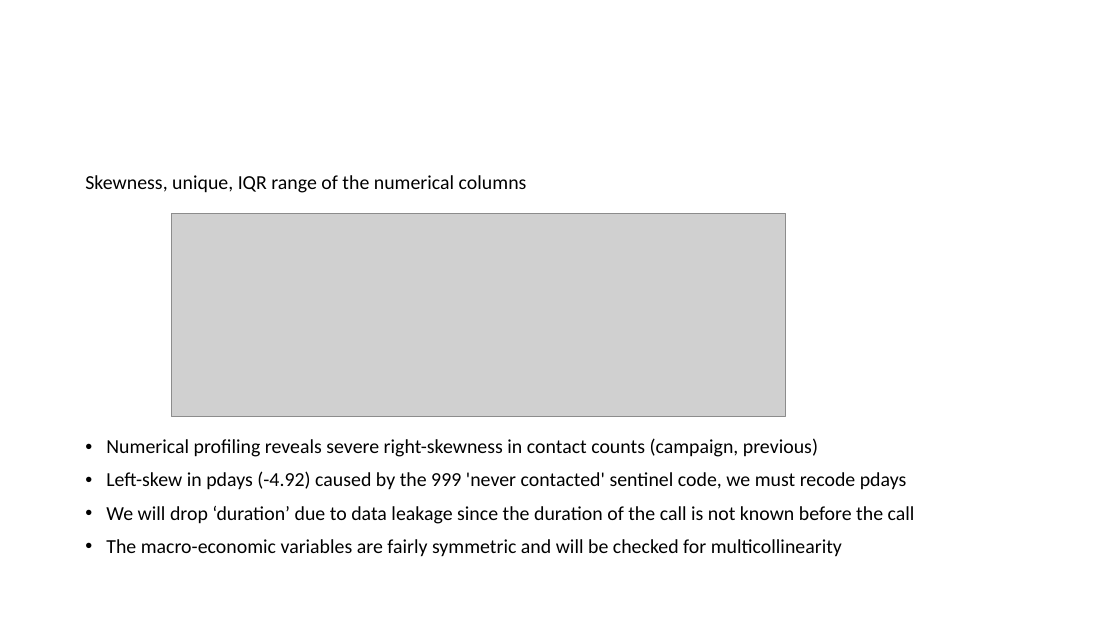
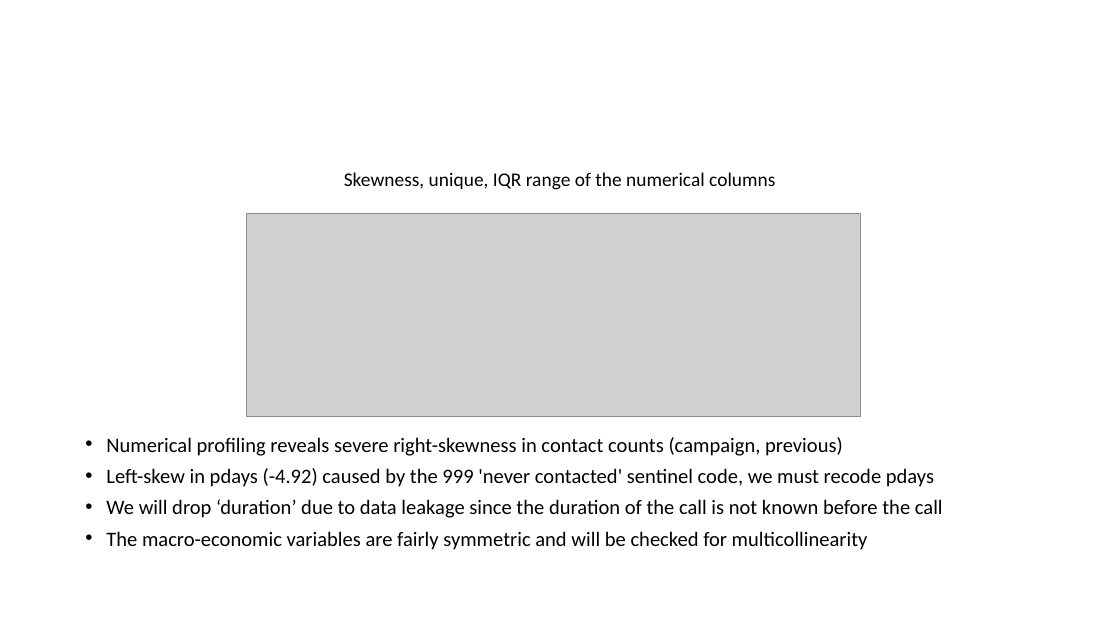
Before and after one commit to anoopungrd/sgh-advanced-analytics-big-data, a slide deck: slide 13 of semester-1/data-mining/project/documentation/Bank Marketing - Term Deposit Subscription.pptx. Drawn at 1120x630 pixels with LibreOffice and Linux fonts; fonts in the diff are those of the drawing; grey boxes stand for pictures. Boxes give left, top, right and bottom in pixels: in the first picture for what was removed or moved away, otherwise in the second. Text is boxed around its words. In the diff, an @@ line names an element or a change of style, - is before the commit and + after.

Commit message:
Added the data set and made code changes to final code file.

```diff
--- a/semester-1/data-mining/project/documentation/Bank Marketing - Term Deposit Subscription.pptx
+++ b/semester-1/data-mining/project/documentation/Bank Marketing - Term Deposit Subscription.pptx
@@ text "Skewness, unique, IQR range of ..." at [106,172,943,550]: size 17 to 16.6 pt in "Skewness, unique, IQR range of the numerical ..."; size 17 to 17.6 pt in "Numerical profiling reveals severe right-skewness in contact ...", "Left-skew in pdays (-4.92) caused by the ...", "We will drop ‘duration’ due to data ...", "The macro-economic variables are fairly symmetric and ..."; alignment left to centre; line spacing 0.9 to 0.8 @@
@@ picture: place and size @@
-picture at [171,213,786,417]
+picture at [246,213,860,417]
```
Also in this commit, not shown: 21 other slides changed, 20 slides added, 11 other files.
